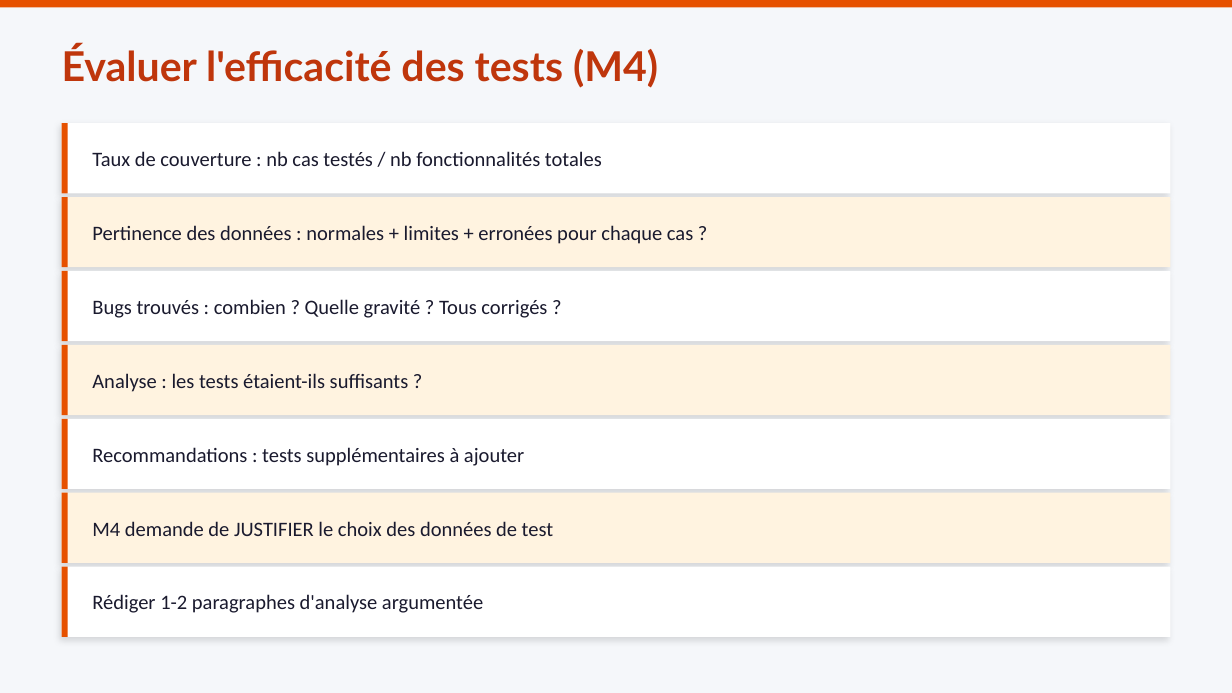
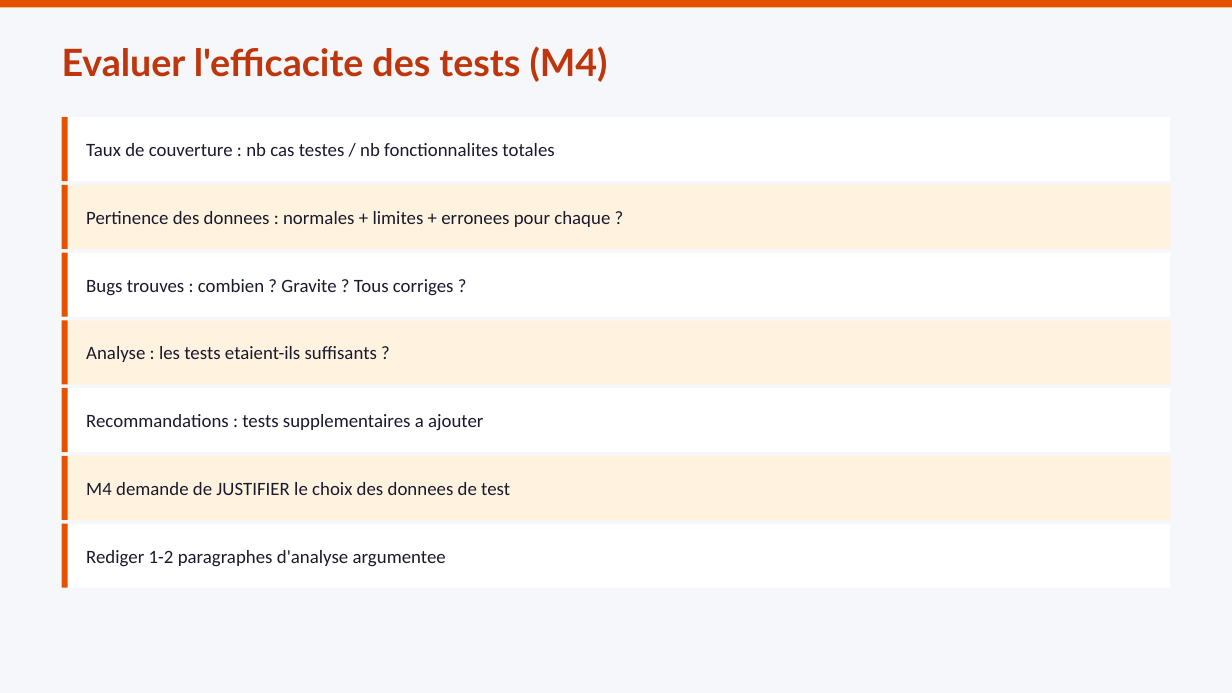
Before and after one commit to mbiTati/unit4_gamifie, a slide deck: slide 4 of pptx/Module18_Exécution_et_évaluation_tests.pptx. Drawn at 1232x693 pixels with LibreOffice and Linux fonts; fonts in the diff are those of the drawing. Boxes give left, top, right and bottom in pixels: in the first picture for what was removed or moved away, otherwise in the second. Text is boxed around its words. In the diff, an @@ line names an element or a change of style, - is before the commit and + after.

```diff
--- a/pptx/Module18_Exécution_et_évaluation_tests.pptx
+++ b/pptx/Module18_Exécution_et_évaluation_tests.pptx
@@ text at bbox=[62, 46, 608, 82]: text changed; size 24 to 22 pt @@
-Évaluer l'efficacité des tests (M4)
+Evaluer l'efficacite des tests (M4)
@@ rectangle: place and size @@
-rectangle at bbox=[62, 123, 1170, 193]
+rectangle at bbox=[62, 117, 1170, 181]
@@ rectangle: place and size @@
-rectangle at bbox=[62, 123, 68, 193]
+rectangle at bbox=[62, 117, 68, 181]
@@ text at bbox=[86, 143, 554, 156]: text changed; size 12 to 11 pt @@
-Taux de couverture : nb cas testés / nb fonctionnalités totales
+Taux de couverture : nb cas testes / nb fonctionnalites totales
@@ rectangle: place and size @@
-rectangle at bbox=[62, 197, 1170, 267]
+rectangle at bbox=[62, 185, 1170, 249]
@@ rectangle: place and size @@
-rectangle at bbox=[62, 197, 68, 267]
+rectangle at bbox=[62, 185, 68, 249]
@@ text at bbox=[86, 211, 610, 227]: text changed; size 12 to 11 pt @@
-Pertinence des données : normales + limites + erronées pour chaque cas ?
+Pertinence des donnees : normales + limites + erronees pour chaque ?
@@ rectangle: place and size @@
-rectangle at bbox=[62, 271, 1170, 341]
+rectangle at bbox=[62, 253, 1170, 317]
@@ rectangle: place and size @@
-rectangle at bbox=[62, 271, 68, 341]
+rectangle at bbox=[62, 253, 68, 317]
@@ text at bbox=[86, 279, 454, 296]: text changed; size 12 to 11 pt @@
-Bugs trouvés : combien ? Quelle gravité ? Tous corrigés ?
+Bugs trouves : combien ? Gravite ? Tous corriges ?
@@ rectangle: place and size @@
-rectangle at bbox=[62, 345, 1170, 415]
+rectangle at bbox=[62, 320, 1170, 384]
@@ rectangle: place and size @@
-rectangle at bbox=[62, 345, 68, 415]
+rectangle at bbox=[62, 320, 68, 384]
@@ text at bbox=[86, 346, 377, 362]: text changed; size 12 to 11 pt @@
-Analyse : les tests étaient-ils suffisants ?
+Analyse : les tests etaient-ils suffisants ?
@@ rectangle: place and size @@
-rectangle at bbox=[62, 419, 1170, 489]
+rectangle at bbox=[62, 388, 1170, 452]
@@ rectangle: place and size @@
-rectangle at bbox=[62, 419, 68, 489]
+rectangle at bbox=[62, 388, 68, 452]
@@ text at bbox=[86, 414, 483, 431]: text changed; size 12 to 11 pt @@
-Recommandations : tests supplémentaires à ajouter
+Recommandations : tests supplementaires a ajouter
@@ rectangle: place and size @@
-rectangle at bbox=[62, 493, 1170, 563]
+rectangle at bbox=[62, 456, 1170, 520]
@@ rectangle: place and size @@
-rectangle at bbox=[62, 493, 68, 563]
+rectangle at bbox=[62, 456, 68, 520]
@@ text at bbox=[86, 482, 510, 495]: text changed; size 12 to 11 pt @@
-M4 demande de JUSTIFIER le choix des données de test
+M4 demande de JUSTIFIER le choix des donnees de test
@@ shadow off in 7 elements at bbox=[62, 117, 1170, 181], bbox=[62, 185, 1170, 249], bbox=[62, 253, 1170, 317], bbox=[62, 320, 1170, 384], bbox=[62, 388, 1170, 452], bbox=[62, 456, 1170, 520], bbox=[62, 524, 1170, 588] @@
@@ rectangle: place and size @@
-rectangle at bbox=[62, 567, 1170, 637]
+rectangle at bbox=[62, 524, 1170, 588]
@@ rectangle: place and size @@
-rectangle at bbox=[62, 567, 68, 637]
+rectangle at bbox=[62, 524, 68, 588]
@@ text at bbox=[86, 550, 446, 567]: text changed; size 12 to 11 pt @@
-Rédiger 1-2 paragraphes d'analyse argumentée
+Rediger 1-2 paragraphes d'analyse argumentee
```
Also in this commit, not shown: 5 other slides changed, 2 slides added, 1 slide removed, 8 other files.
